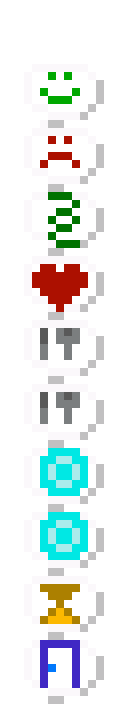
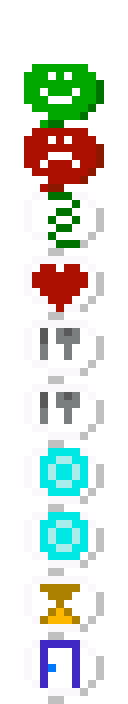
Layers edited between the first and the second (128, 704) image:
painted on "Layer" over 24, 64, 104, 192
